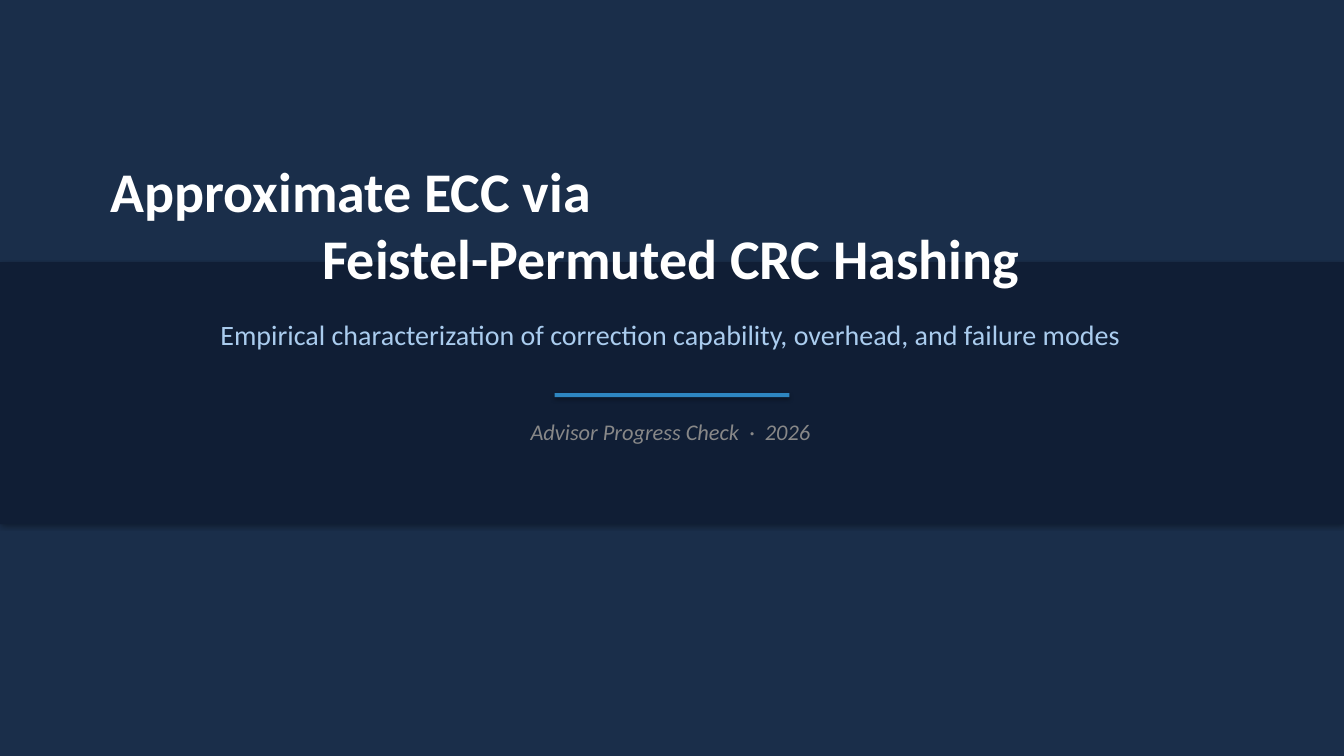
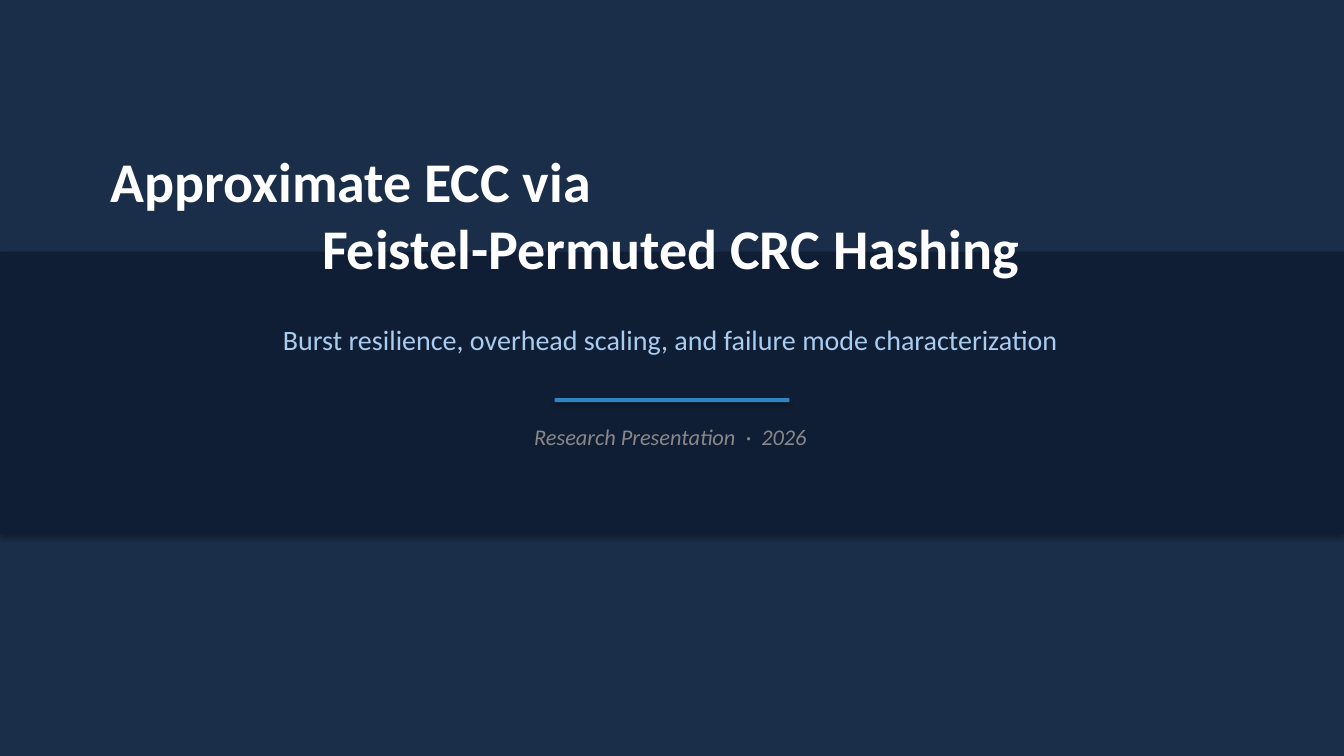
Before and after one commit to dmrlobo2002/approximate_ecc, a slide deck: slide 1 of advisor_slides.pptx. Drawn at 1344x756 pixels with LibreOffice and Linux fonts; fonts in the diff are those of the drawing. Boxes give left, top, right and bottom in pixels: in the first picture for what was removed or moved away, otherwise in the second. Text is boxed around its words. In the diff, an @@ line names an element or a change of style, - is before the commit and + after.

```diff
--- a/advisor_slides.pptx
+++ b/advisor_slides.pptx
@@ text "Approximate ECC via Feistel-Permuted CRC ...": place and size @@
-text "Approximate ECC via Feistel-Permuted CRC ..." at [111,172,1019,289]
+text "Approximate ECC via Feistel-Permuted CRC ..." at [111,162,1019,279]
@@ rectangle: place and size @@
-rectangle at [0,262,1344,524]
+rectangle at [0,252,1344,534]
@@ text at [283,330,1057,355]: text changed @@
-Empirical characterization of correction capability, overhead, and failure modes
+Burst resilience, overhead scaling, and failure mode characterization
@@ rectangle: place and size @@
-rectangle at [555,393,789,397]
+rectangle at [555,398,789,402]
@@ text at [534,429,806,445]: text changed @@
-Advisor Progress Check · 2026
+Research Presentation · 2026
```
Also in this commit, not shown: 3 other slides changed, 5 slides added, 9 slides removed, 4 other files.
